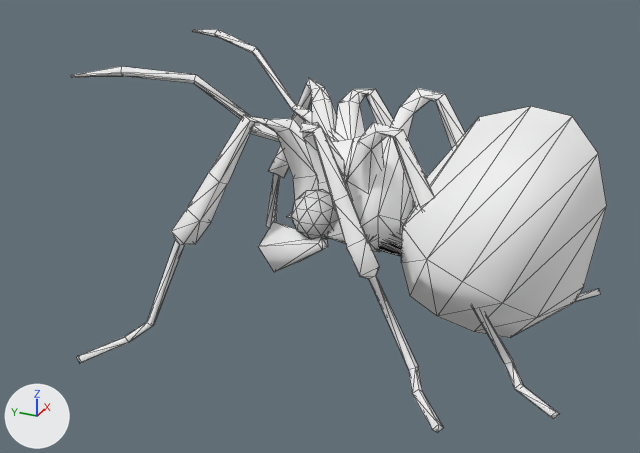
A saved change to the glTF model public/models/ant.glb.
Rendered twice from a 50 mm camera at (-1.472, -0.644, 0.719) aimed at (-0.038, 0.002, 0.002). Arrows for +X, +Y and +Z are at lower left; the lights stay in place. The first picture is the older version. Mesh edges are drawn as thin lines.

Names of what the first picture shows: 'Ant'.
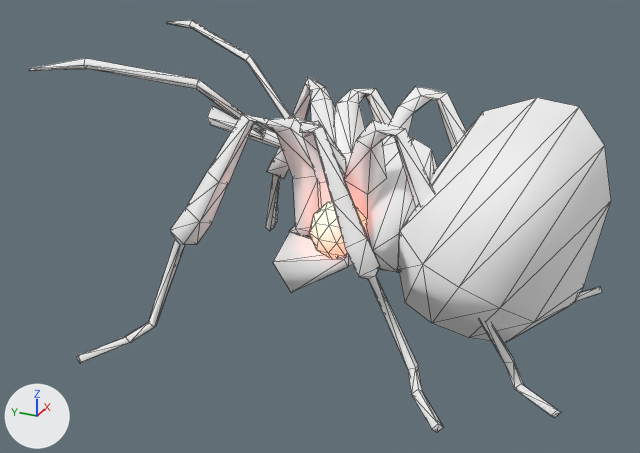
What the commit changed:
In material 'Eye' (mat_eye), emission_strength is now set to 2.375.
me_ant is used by ob_ant; location (0.0, 0.0, 0.0).
me_ant had 646 vertices, 1272 faces and spanned x -0.398..0.398, y -0.518..0.421, z -0.189..0.315.
me_ant now has 646 vertices, 1272 faces and spans x -0.4..0.4, y -0.524..0.5, z -0.196..0.326.
me_ant part 1: the loose piece of 42 vertices spanning x -0.151..-0.059, y -0.07..0.026, z 0.011..0.107 is scaled about its middle by 1.17, then moved by (0.0, -0.046, -0.023).
me_ant part 2: 541 of 646 vertices moved; they spanned x -0.398..0.398, y -0.518..0.421, z -0.189..0.315 and now span x -0.4..0.4, y -0.524..0.5, z -0.196..0.326; mean shift (0.0, -0.007, -0.012); largest move (-0.212, 0.419, 0.299) -> (-0.231, 0.498, 0.307).
Other edits to the shape of me_ant do not show in these pictures.

What differs and where, as boxes (x1, y1, x2, y2) in the pictures (640 x 453 px; the box of a moved part takes in the faces that stretch with it):
'Ant', surface changed, reshaped (9% wider): before (71, 29, 607, 433); after (29, 20, 611, 433)
part 1 of me_ant, moved or reshaped: before (291, 189, 338, 239); after (310, 202, 367, 258)
part 2 of me_ant, moved or reshaped: before (71, 29, 607, 433); after (29, 20, 611, 433)
